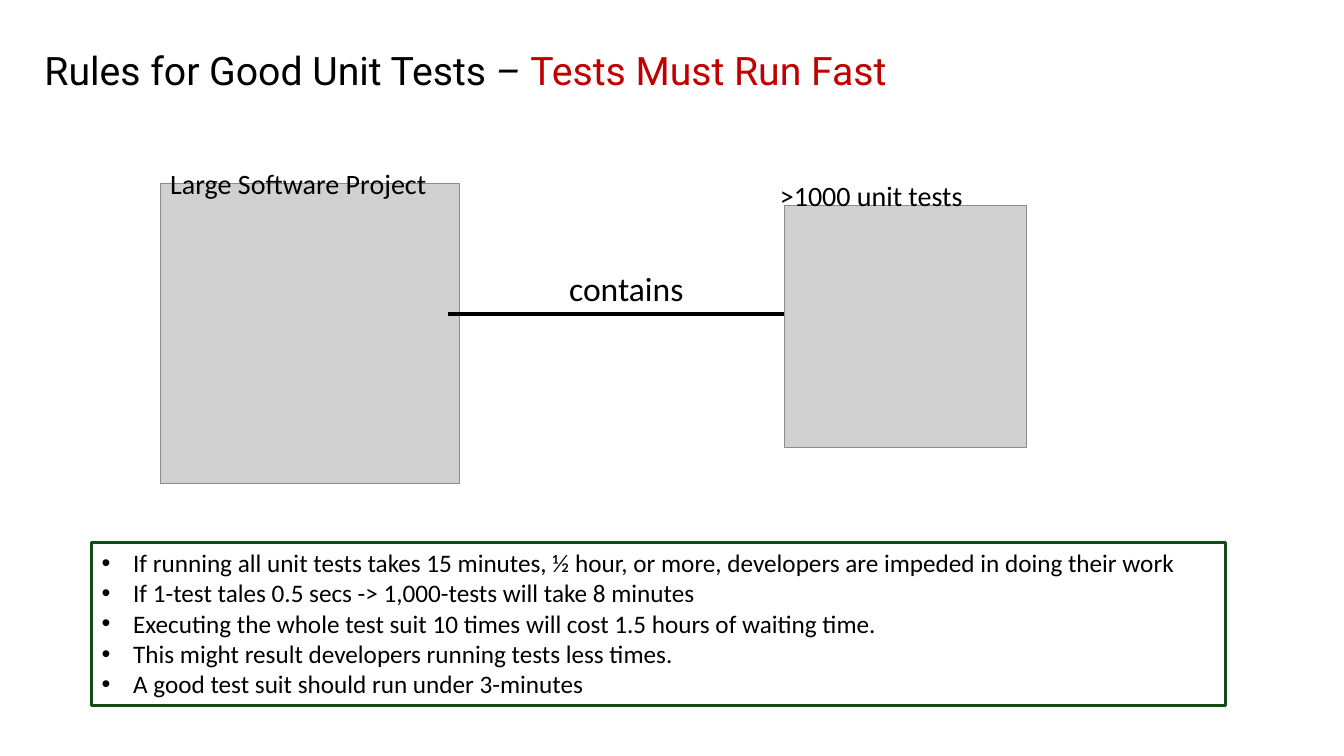
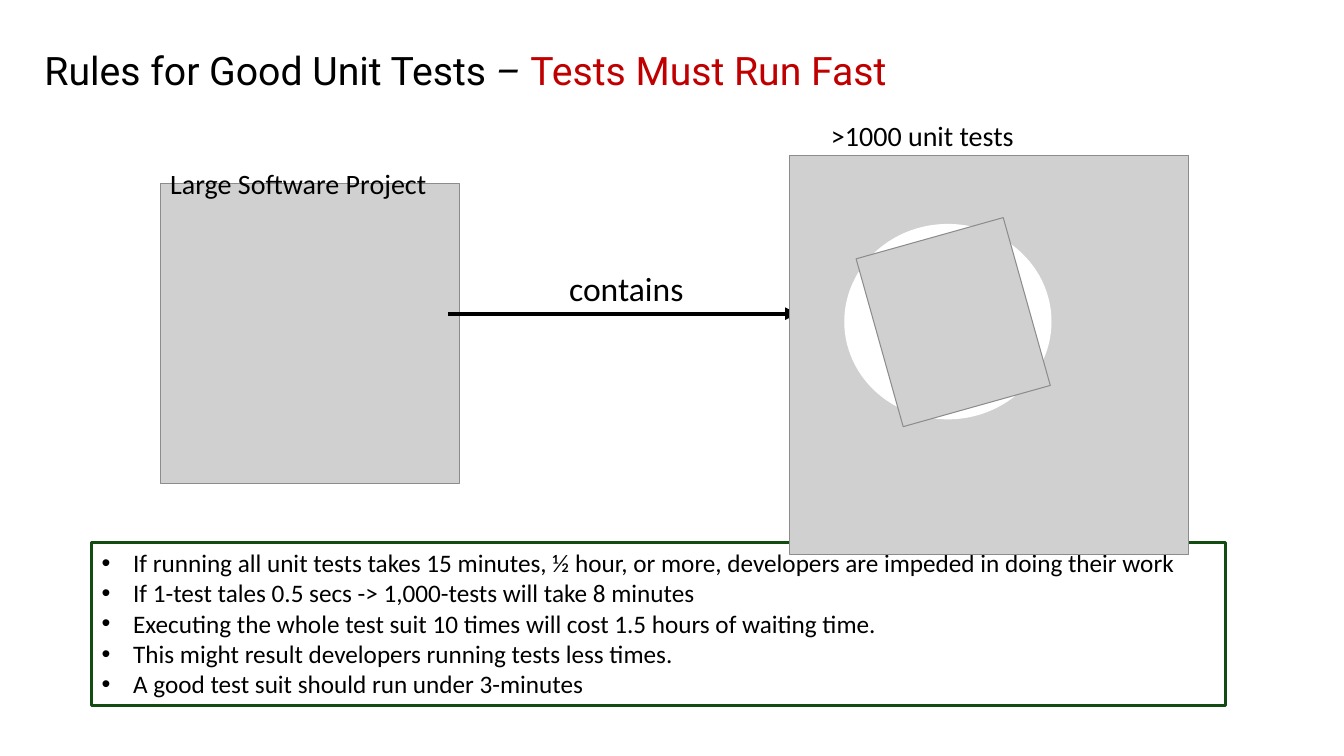
Before and after one commit to johnxu21/johnxu21.github.io, a slide deck: slide 19 of teaching/CS472/Timetable/Testing-2033-fall.pptx (slide 18 before the commit). Drawn at 1344x756 pixels with LibreOffice and Linux fonts; fonts in the diff are those of the drawing; grey boxes stand for pictures. Boxes give left, top, right and bottom in pixels: in the first picture for what was removed or moved away, otherwise in the second. Text is boxed around its words. In the diff, an @@ line names an element or a change of style, - is before the commit and + after.

```diff
--- a/teaching/CS472/Timetable/Testing-2033-fall.pptx
+++ b/teaching/CS472/Timetable/Testing-2033-fall.pptx
@@ text ">1000 unit tests" rewrapped from (x1=780, y1=186, x2=962, y2=213) to (x1=831, y1=126, x2=1014, y2=147) @@
@@ picture resized from (x1=785, y1=206, x2=1027, y2=448) to (x1=790, y1=155, x2=1190, y2=555) @@
@@ ellipse added at (x1=845, y1=225, x2=1051, y2=418), fill #FFFFFF, outline #FFFFFF 1 pt @@
@@ picture added at (x1=856, y1=217, x2=1051, y2=427) @@
```
Also in this commit, not shown: 5 other slides changed, 1 slide added, 5 slides removed, 2 other files.
